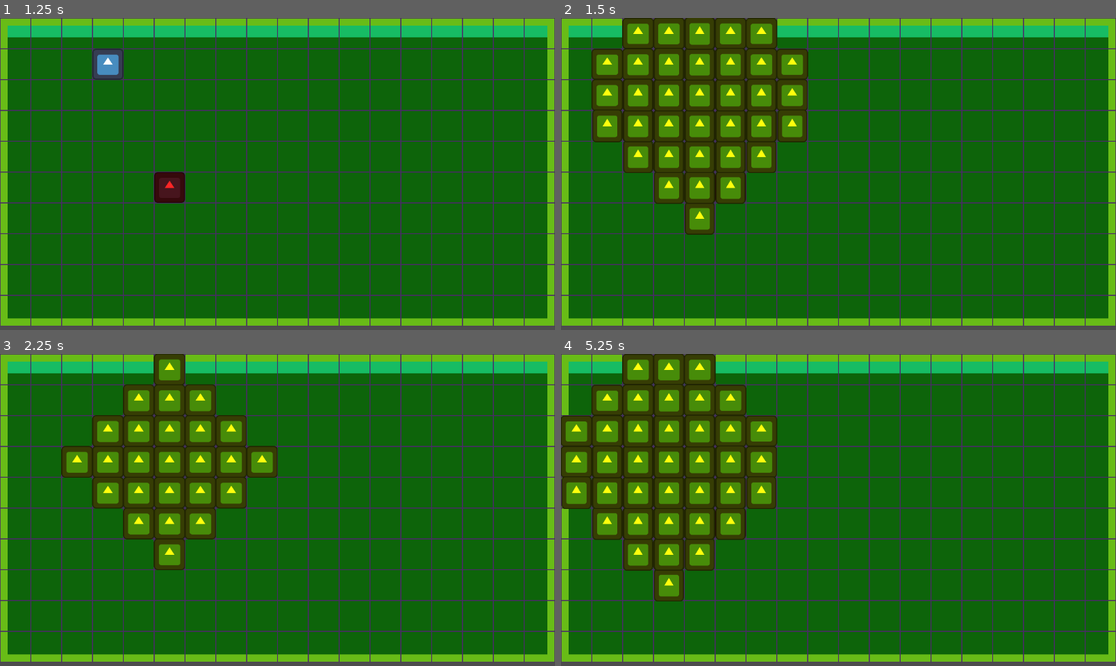
Above: before the commit, frames 1-4 (two rows, left to right).
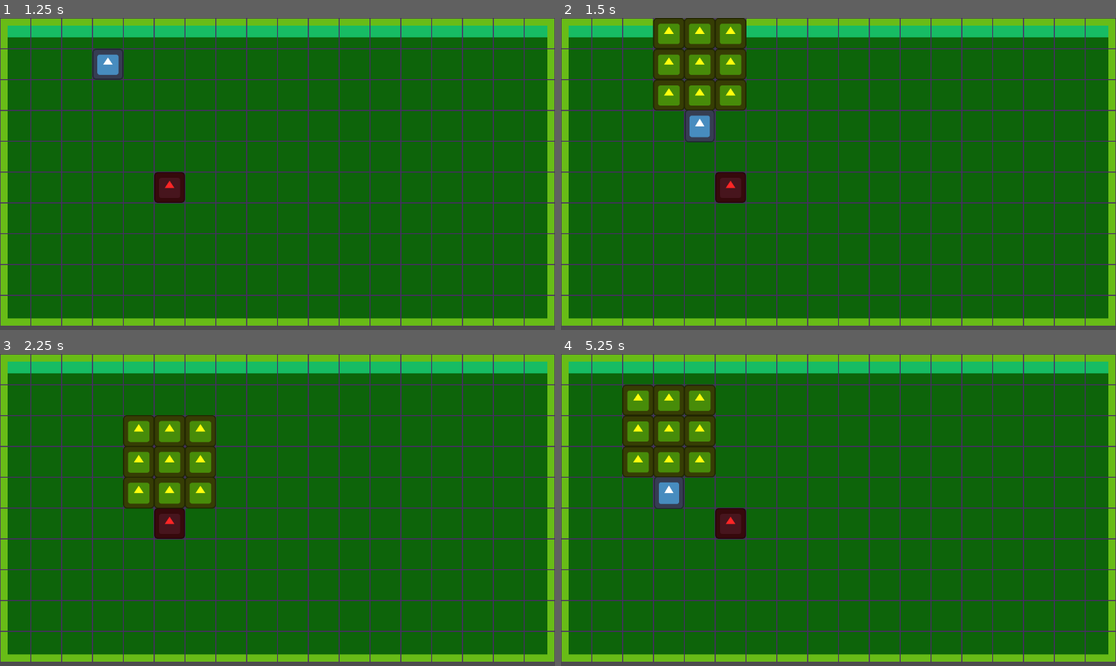
Above: after the commit, the same moments.

Repository: ZayLong/cross-explosion
Game: Godot game, scene res://main.tscn
Same seed, same stepped clock (60 frames per second), same inputs: the game is played once before the commit and once after it. The engine's default icon, where the game draws it, is replaced by a stand-in: a white triangle on a blue panel in a dark square.
Inputs:
- Up to frame 1 (1.25 s): tap Enter at 0.5 s; hold Right (ui_right) from 0.53 s (still down)
- Up to frame 2 (1.5 s): tap Space at 1.25 s; release Right (ui_right) at 1.28 s; hold Down (ui_down) from 1.28 s (still down)
- Up to frame 3 (2.25 s): release Down (ui_down) at 2.03 s; hold Right (ui_right) from 2.03 s (still down)
- Up to frame 4 (5.25 s): release Right (ui_right) at 2.78 s; hold Up (ui_up) 2.78-3.53 s; hold Left (ui_left) 3.53-5.03 s; tap Enter at 5 s; hold Down (ui_down) from 5.03 s (still down)

Frame 1 is identical in both runs. In frame 2, 15% of the frame differs, in the area x 5-45%, y 0-70%; in frame 3, 8.9%; in frame 4, 16%, in the area x 0-40%, y 0-80%.

Commit message:
Update tile_map_layer.gd

Diff:
--- a/tile_map_layer.gd
+++ b/tile_map_layer.gd
@@ -25,7 +25,6 @@
 			if child.is_in_group(&"Player"):
 				center_coord = starting_position
 				child.position = self.map_to_local(center_coord)
-				#child.explosion_request.connect(_on_explosion_request.bind(child))
 			virtual_tile_map[center_coord].grid_node = child
 	pass
 
@@ -41,12 +40,11 @@
 	virtual_tile_map[new_center_coord] = virtual_tile_map[center_coord].duplicate()
 	virtual_tile_map[center_coord].grid_node = null
 	if _node.is_in_group("Player"):
-		#virtual_tile_map[new_center_coord].explosion_interval -= 1
 		_evaluate_explosion(new_center_coord)
 	move_response.emit(self.map_to_local(new_center_coord), _node)
 
 
-func _evaluate_explosion(_center_coord:Vector2i, _pattern:ExplosionPattern = ExplosionPattern.DIAMOND, _explosion_range:int = 7) -> void:
+func _evaluate_explosion(_center_coord:Vector2i, _pattern:ExplosionPattern = ExplosionPattern.SQUARE, _explosion_range:int = 3) -> void:
 	virtual_tile_map[_center_coord].explosion_interval -= 1
 	if virtual_tile_map[_center_coord].explosion_interval > 0: return
 	_explosion_range = _explosion_range if _explosion_range % 2 != 0 else _explosion_range + 1 # make sure it's fairly odd!
@@ -59,8 +57,8 @@
 			if _pattern == ExplosionPattern.CROSS: if cell.x != _center_coord.x && cell.y != _center_coord.y: continue ## This will make a cross pattern
 			if _pattern == ExplosionPattern.DIAMOND: if abs(r - ((_explosion_range - 1)/2)) + abs(c - ((_explosion_range - 1)/2)) > ((_explosion_range - 1)/2): continue ## this makes a diamond pattern!
 			_instance_explosion(cell)
-			#_hurt_enemies(cell)
-	#_node.explosion_interval = 3
+			_hurt_enemies(cell)
+	virtual_tile_map[_center_coord].explosion_interval = 3
 
 
 func _hurt_enemies(cell) -> void:
